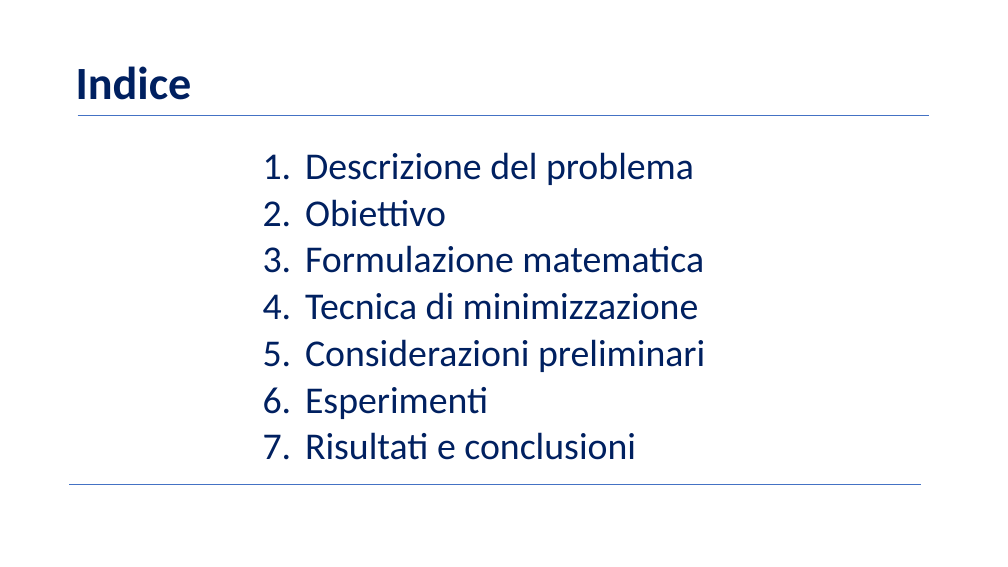
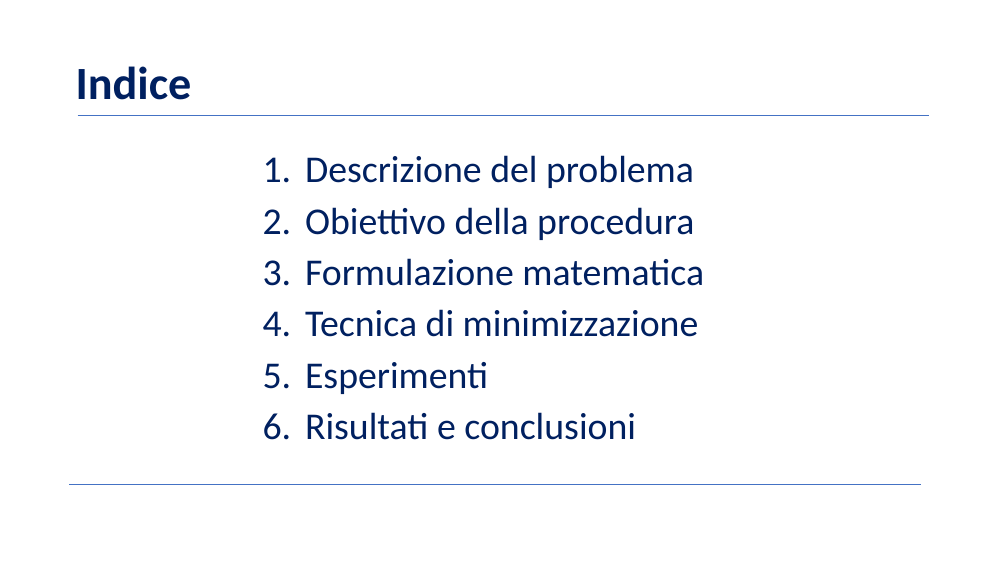
Before and after one commit to BernardoGiordano/NelderMeadMethod, a slide deck: slide 2 of writeup/Slides.pptx. Drawn at 1008x567 pixels with LibreOffice and Linux fonts; fonts in the diff are those of the drawing; background and template pictures are left out. Boxes give left, top, right and bottom in pixels: in the first picture for what was removed or moved away, otherwise in the second. Text is boxed around its words. In the diff, an @@ line names an element or a change of style, - is before the commit and + after.

```diff
--- a/writeup/Slides.pptx
+++ b/writeup/Slides.pptx
@@ text at box(305, 155, 704, 440): line spacing 0.8 to 0.9 @@
@@ text at box(305, 207, 694, 240): text changed @@
-2. Obiettivo
+2. Obiettivo della procedura
@@ text at box(305, 339, 705, 372): paragraph removed @@
-5. Considerazioni preliminari
```
Also in this commit, not shown: 18 other slides changed, 9 other files.
